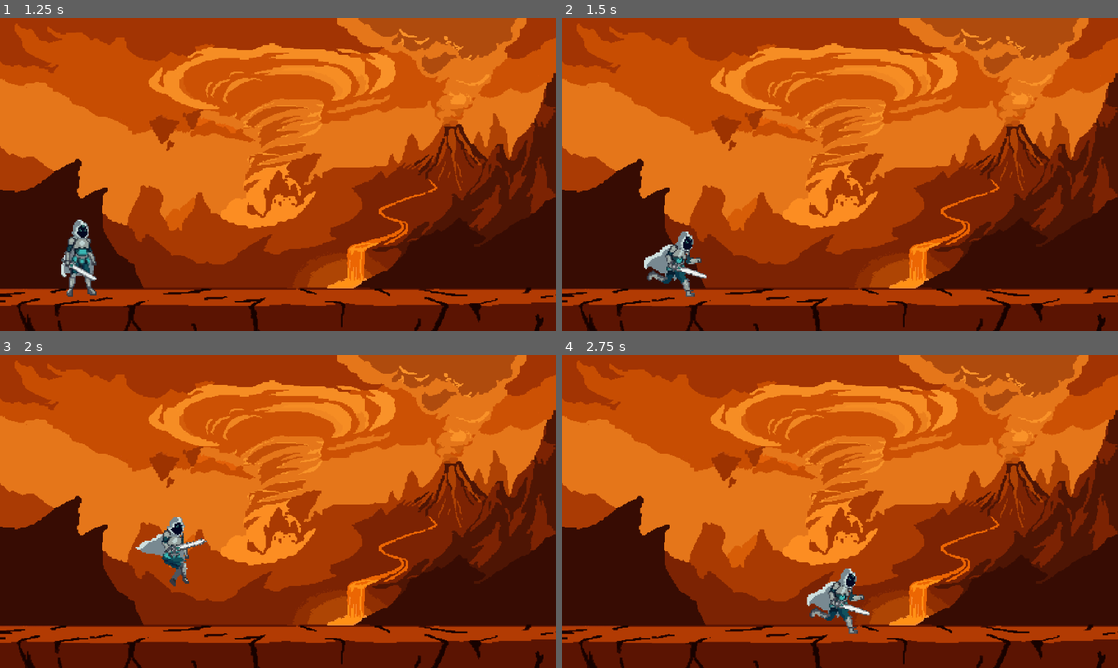
Above: before the commit, frames 1-4 (two rows, left to right).
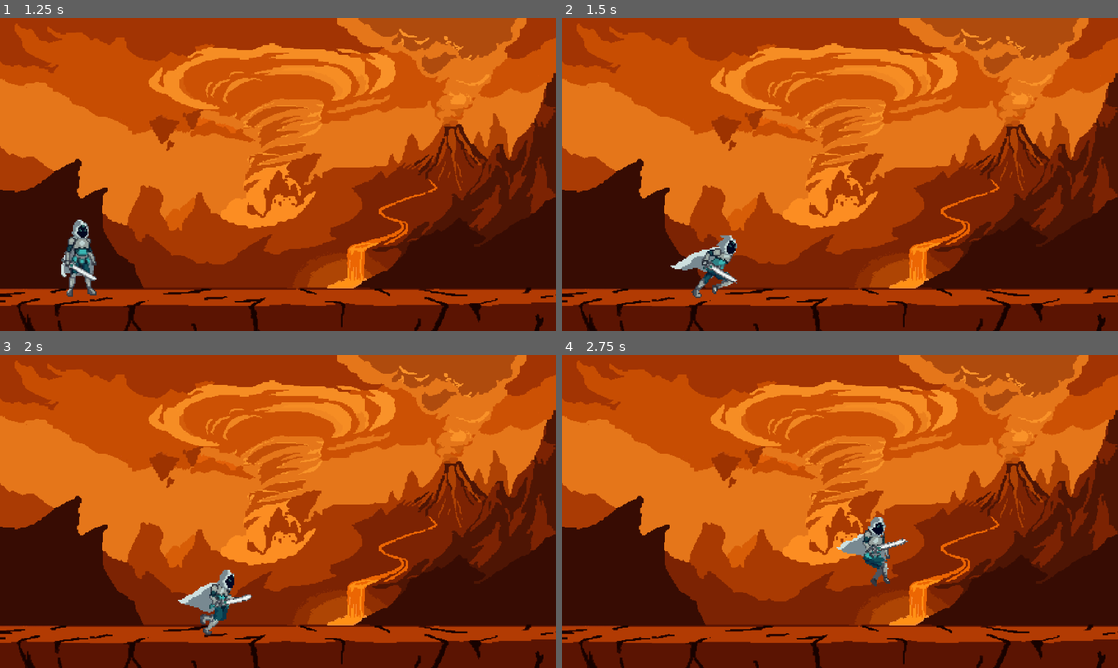
Above: after the commit, the same moments.

Repository: Yagohsl/Mindbound
Game: Godot game, scene res://screens/menu_principal.tscn
The game is run twice, just before and just after one commit, with the same random seed, the same clock (stepped at 60 frames per second) and the same inputs.
Inputs:
- Up to frame 1 (1.25 s): click "JOGAR" at 0.5 s
- Up to frame 2 (1.5 s): tap Enter at 1.25 s; hold Right (move_right) from 1.28 s (still down); tap C (dash, bound only after the commit) at 1.35 s
- Up to frame 3 (2 s): keep holding Right (move_right); tap Space (jump) at 1.52 s
- Up to frame 4 (2.75 s): keep holding Right (move_right); tap C (dash, bound only after the commit) at 2.1 s; tap Space (jump) at 2.27 s

Frame 1 is identical in both runs. In frame 2, 1.9% of the frame differs, in the area x 14-32%, y 68-90%; in frame 3, 2.0%; in frame 4, 2.0%, in the area x 44-63%, y 51-90%.

Commit message:
Add dash

Diff:
--- a/heroi.gd
+++ b/heroi.gd
@@ -3,6 +3,9 @@
 
 const SPEED = 300.0
 const JUMP_VELOCITY = -700.0
+
+const DASH_SPEED = 800.0
+const DASH_DURATION = 0.2 # tempo em segundos do dash
 
 # Referencias aos nós de sprite e animacao
 @onready var sprite = $Sprite2D
@@ -10,8 +13,34 @@
 
 var is_attacking = false
 var is_dashing = false
+var dash_time_left = 0.0 # controla o tempo do dash
+var dash_cooldown = 0.0
 
 func _physics_process(delta: float) -> void:
+
+	if dash_cooldown > 0:
+		dash_cooldown -= delta
+	# ativa o dash
+	if Input.is_action_just_pressed("dash") and not is_dashing and not is_attacking and dash_cooldown <= 0:
+		is_dashing = true
+		dash_time_left = DASH_DURATION
+		dash_cooldown = 1.0
+
+		# direcao do dash (1 = direita, -1 = esquerda)
+		var dash_dir = -1 if sprite.flip_h else 1
+		velocity.x = dash_dir * DASH_SPEED
+		velocity.y = 0
+		anim.play("dash")
+
+	# executa o dash
+	if is_dashing:
+		dash_time_left -= delta
+		if dash_time_left <=0:
+			velocity.x = 0
+			is_dashing = false
+		move_and_slide()
+		return
+
 	# Se estiver atacando ou dando dash, ignora o movimento normal
 	if is_attacking or is_dashing:
 		move_and_slide()
--- a/project.godot
+++ b/project.godot
@@ -37,6 +37,16 @@
 "events": [Object(InputEventKey,"resource_local_to_scene":false,"resource_name":"","device":-1,"window_id":0,"alt_press …(195 unchanged characters)…
 ]
 }
+attack={
+"deadzone": 0.2,
+"events": [Object(InputEventKey,"resource_local_to_scene":false,"resource_name":"","device":-1,"window_id":0,"alt_pressed":false,"shift_pressed":false,"ctrl_pressed":false,"meta_pressed":false,"pressed":false,"keycode":0,"physical_keycode":88,"key_label":0,"unicode":120,"location":0,"echo":false,"script":null)
+]
+}
+dash={
+"deadzone": 0.2,
+"events": [Object(InputEventKey,"resource_local_to_scene":false,"resource_name":"","device":-1,"window_id":0,"alt_pressed":false,"shift_pressed":false,"ctrl_pressed":false,"meta_pressed":false,"pressed":false,"keycode":0,"physical_keycode":67,"key_label":0,"unicode":99,"location":0,"echo":false,"script":null)
+]
+}
 
 [physics]
 
